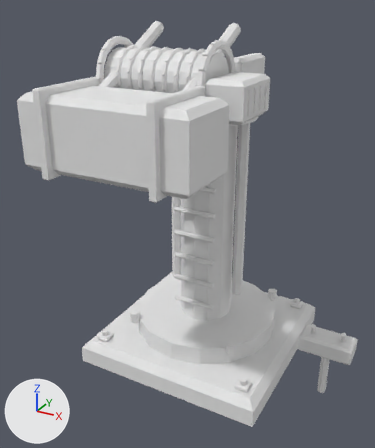
Renders of the FBX model Assets/Resources/City/Port/CraneBase.fbx from each side of a commit.
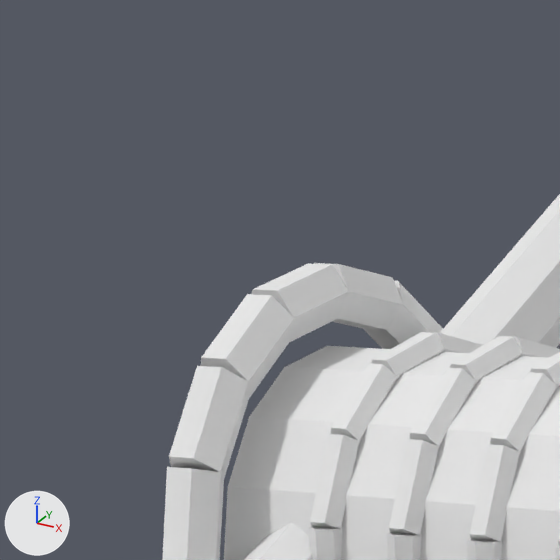
The first picture shows the older version from a 50 mm lens placed at (3.03, -6.09, 5.06), pointed at (0.08, -0.73, 2.38). The close-ups show the older and then the newer version on the part from 20% to 40% of the width and 0% to 17% of the height of that picture. Only the edits that show in the close-ups are written down. Arrows for +X, +Y and +Z are at lower left; the lights stay in place. Where no turn or scale is listed for an object, it has been applied to the vertices.

In view in the first close-up: 'CraneHeadVisible__Plain', 'CraneHeadVisible__SteelDark'.
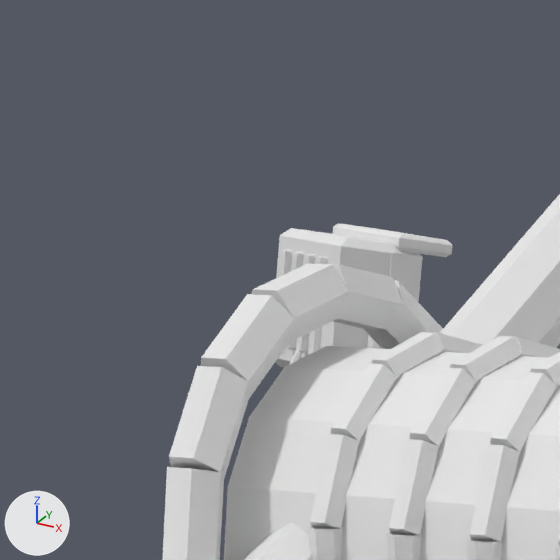
What differs and where, as boxes (x1, y1, x2, y2) in the close-ups (560 x 560 px):
'CraneMechanismLampHousing__Steel', added: after (276, 223, 453, 367)
'CraneMechanismLampHousing__SteelDark', added: after (281, 249, 423, 354)
'CraneMechanismLampHousing__Plain', added (mostly hidden): after (289, 344, 302, 365)

Diff of the bpy script that builds the scene:
```diff
--- a/Assets/Resources/City/Port/CraneBase.fbx.py
+++ b/Assets/Resources/City/Port/CraneBase.fbx.py
@@ me_cranemechanismlamphousing__steel @@
+me_cranemechanismlamphousing__steel.from_pydata(...)  # 32 vertices, 28 faces; spans x -1.251..-0.853, y -0.557..-0.184, z 0.404..0.65
+me_cranemechanismlamphousing__steel.materials.append(mat_portvertexpaint)  # white #e7e7e7
@@ me_cranemechanismlamphousing__steeldark @@
+me_cranemechanismlamphousing__steeldark.from_pydata(...)  # 208 vertices, 166 faces; spans x -1.236..-0.584, y -0.53..-0.034, z 0.136..0.632
+me_cranemechanismlamphousing__steeldark.materials.append(mat_portvertexpaint)  # white #e7e7e7
@@ me_cranemechanismlamphousing__plain @@
+me_cranemechanismlamphousing__plain.from_pydata(...)  # 112 vertices, 72 faces; spans x -1.232..-0.611, y -0.515..-0.053, z 0.147..0.538
+me_cranemechanismlamphousing__plain.materials.append(mat_portvertexpaint)  # white #e7e7e7
@@ ob_cranemechanismlamphousing__steel @@
+ob_cranemechanismlamphousing__steel = bpy.data.objects.new('CraneMechanismLampHousing__Steel', me_cranemechanismlamphousing__steel)
+ob_cranemechanismlamphousing__steel.location = (0.0, 0.0, 4.0)
@@ ob_cranemechanismlamphousing__steeldark @@
+ob_cranemechanismlamphousing__steeldark = bpy.data.objects.new('CraneMechanismLampHousing__SteelDark', me_cranemechanismlamphousing__steeldark)
+ob_cranemechanismlamphousing__steeldark.location = (0.0, 0.0, 4.0)
@@ ob_cranemechanismlamphousing__plain @@
+ob_cranemechanismlamphousing__plain = bpy.data.objects.new('CraneMechanismLampHousing__Plain', me_cranemechanismlamphousing__plain)
+ob_cranemechanismlamphousing__plain.location = (0.0, 0.0, 4.0)
```
